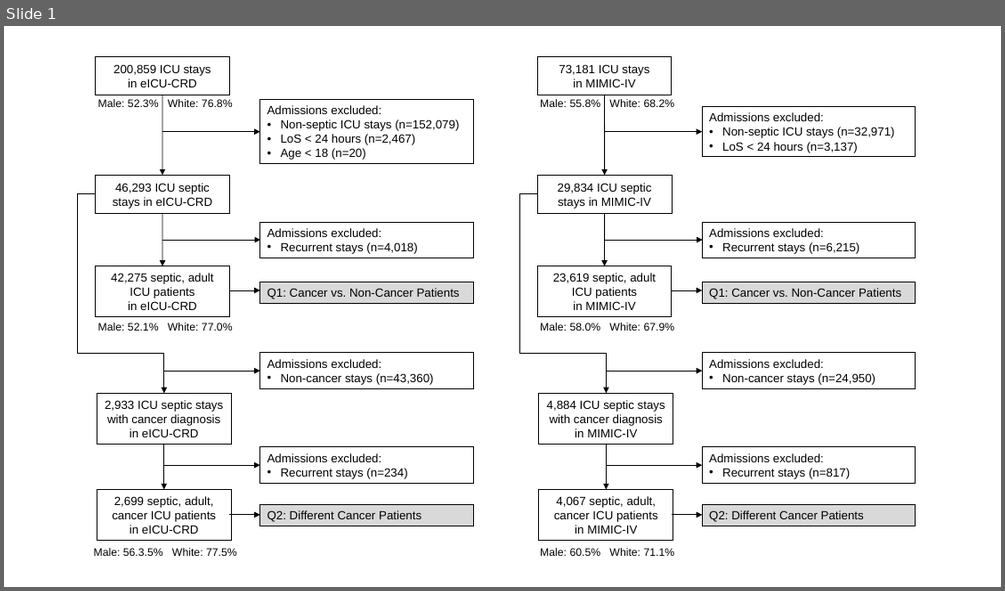
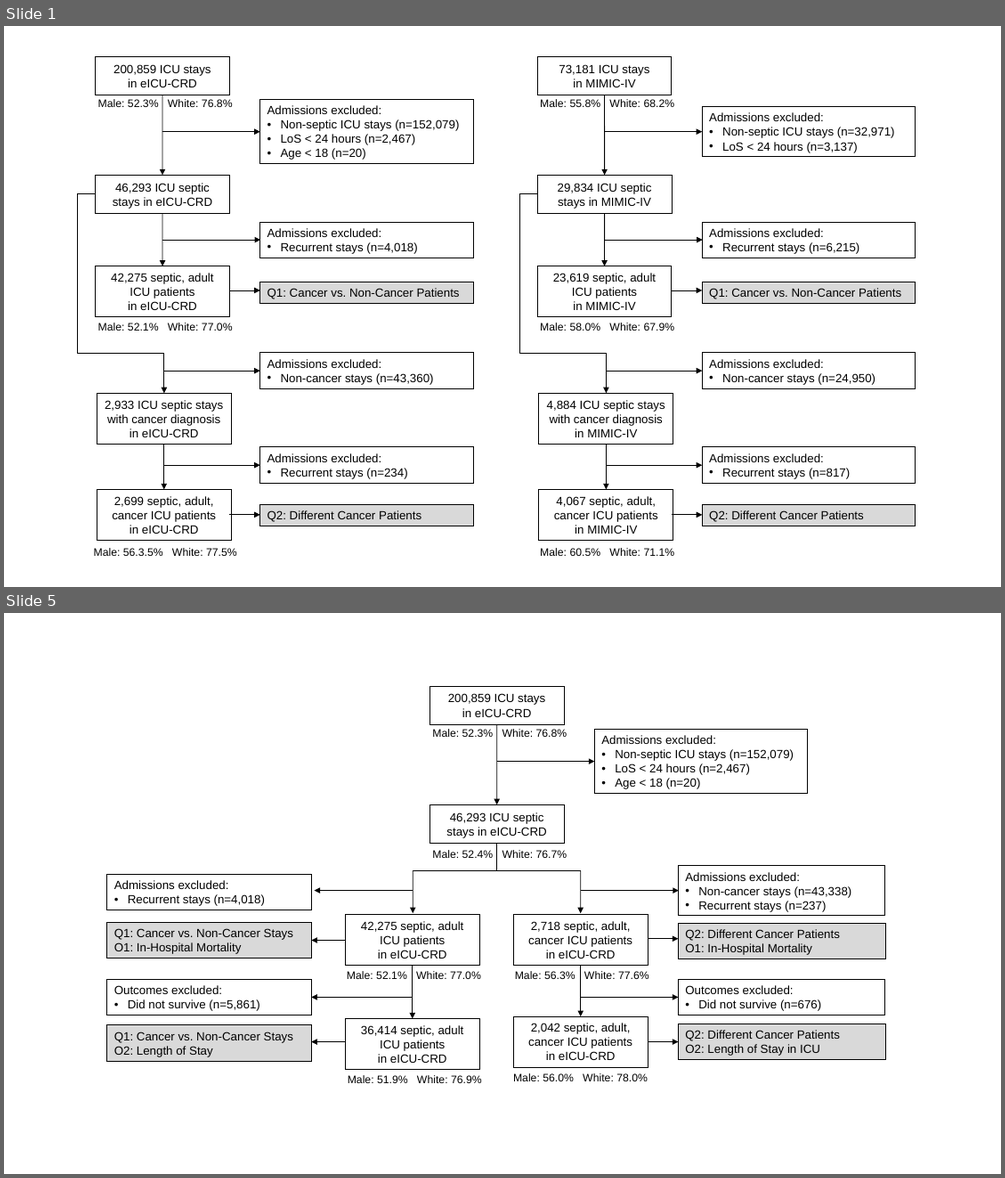
Before and after one commit to joamats/mit-tmle-cancer, a slide deck: results/fig1/flow_chart.pptx. Shown one above the other, each under a label of ours: slide 1 before the commit, slides 1 and 5 after it; the slides between them are not shown. The pictures are 1005x591 and 1005x1178 pixels, drawn with LibreOffice and Linux fonts; fonts in the diff are those of the drawing. Boxes give left, top, right and bottom in pixels: in the first picture for what was removed or moved away, otherwise in the second. Text is boxed around its words. In the diff, an @@ line names an element or a change of style, - is before the commit and + after.

```diff
--- a/results/fig1/flow_chart.pptx
+++ b/results/fig1/flow_chart.pptx
@@ slide 5 added at [4, 613, 1001, 1174], background #FFFFFF @@
@@ group added at [107, 686, 885, 1083]: 15 rectangles, 14 arrows, 6 texts, 3 lines @@
+200,859 ICU stays
+in eICU-CRD
+Admissions excluded:
+• Non-septic ICU stays (n=152,079)
+• LoS < 24 hours (n=2,467)
+• Age < 18 (n=20)
+2,718 septic, adult, cancer ICU patients
+in eICU-CRD
+Q2: Different Cancer Patients
+O1: In-Hospital Mortality
+Q1: Cancer vs. Non-Cancer Stays
+O1: In-Hospital Mortality
+46,293 ICU septic stays in eICU-CRD
+Admissions excluded:
+• Non-cancer stays (n=43,338)
+• Recurrent stays (n=237)
+42,275 septic, adult ICU patients
+in eICU-CRD
+Admissions excluded:
+• Recurrent stays (n=4,018)
+Male: 52.3% White: 76.8%
+Male: 56.3% White: 77.6%
+Male: 52.1% White: 77.0%
+Male: 52.4% White: 76.7%
+36,414 septic, adult ICU patients
+in eICU-CRD
+Male: 51.9% White: 76.9%
+2,042 septic, adult, cancer ICU patients
+in eICU-CRD
+Male: 56.0% White: 78.0%
+Q2: Different Cancer Patients
+O2: Length of Stay in ICU
+Outcomes excluded:
+• Did not survive (n=676)
+Q1: Cancer vs. Non-Cancer Stays
+O2: Length of Stay
+Outcomes excluded:
+• Did not survive (n=5,861)
```
Also in this commit, not shown: 2 slides changed, 1 other slide added, 13 other files.
